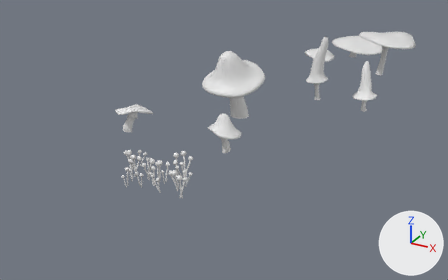
An edit to the FBX model Assets/Models/FBX/Mushrooms.fbx, drawn before and after from the same camera.
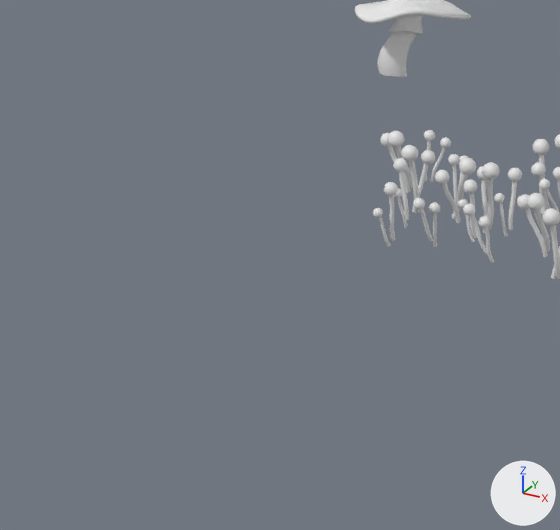
Old and new are each drawn whole from a camera (50 mm lens) standing at (4.54, -11.22, 3.98) and looking at (-0.15, -2.68, -0.29) and again close up on the part from 0% to 41% of the width and 38% to 100% of the height. Every picture has the same lights, and +X, +Y and +Z are marked at lower right. Materials are left out; every surface is plain grey.
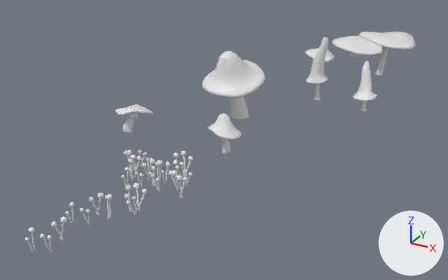
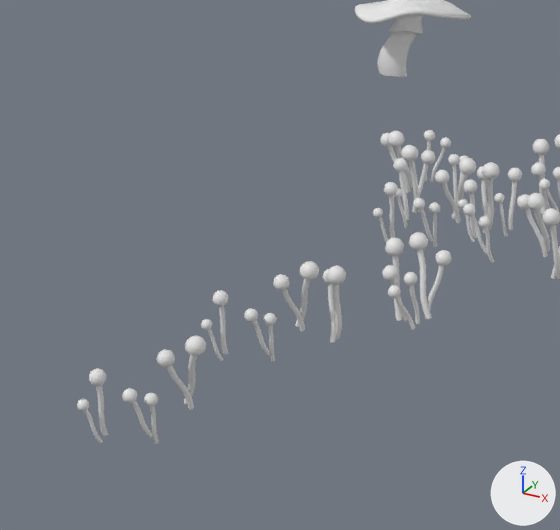
Where the change shows, as pixel boxes (x1, y1, x2, y2) in the close-ups (560 x 530 px):
'Icosphere.001', added: after (201, 232, 452, 361)
'Icosphere.002', added: after (77, 335, 206, 444)
'Circle.007', unchanged, uncovered by the edit: after (355, 0, 471, 77)
'Circle.003', unchanged, covered by the edit: before (355, 0, 471, 77)

What the commit changed:
Mesh me_icosphere_001 is new.
It has 2129 vertices, 1960 faces and spans x -0.256..0.433, y -6.456..-5.696, z -0.044..0.391.
Mesh me_icosphere_002 is new.
It has 912 vertices, 840 faces and spans x -0.256..0.043, y -7.112..-6.696, z -0.007..0.35.
Object 'Icosphere.001' (ob_icosphere_001) is new; it shows me_icosphere_001.
Its location is (0.0, 0.0, 0.0).
Object 'Icosphere.002' (ob_icosphere_002) is new; it shows me_icosphere_002.
Its location is (0.0, 0.0, 0.0).
